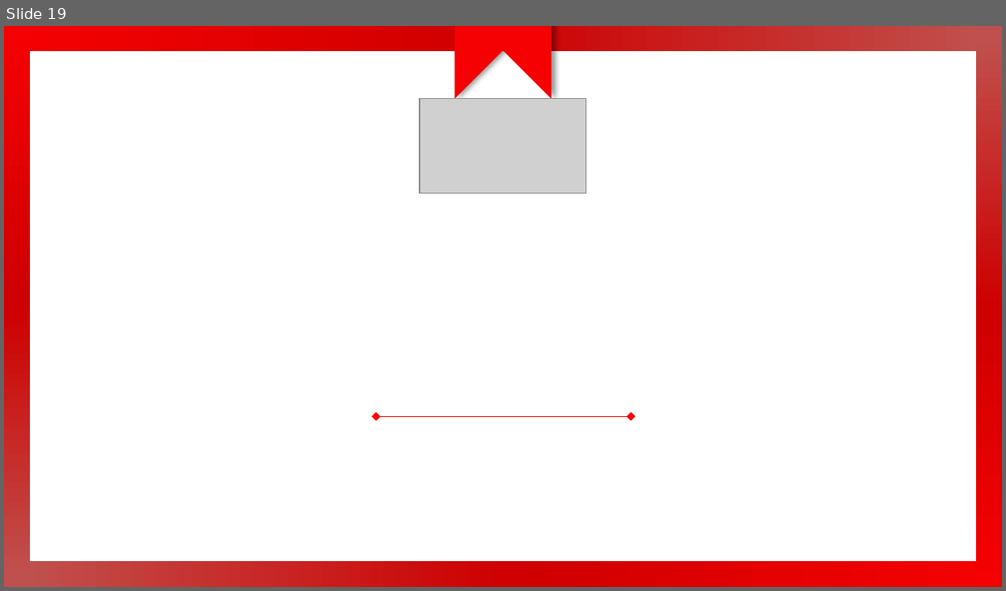
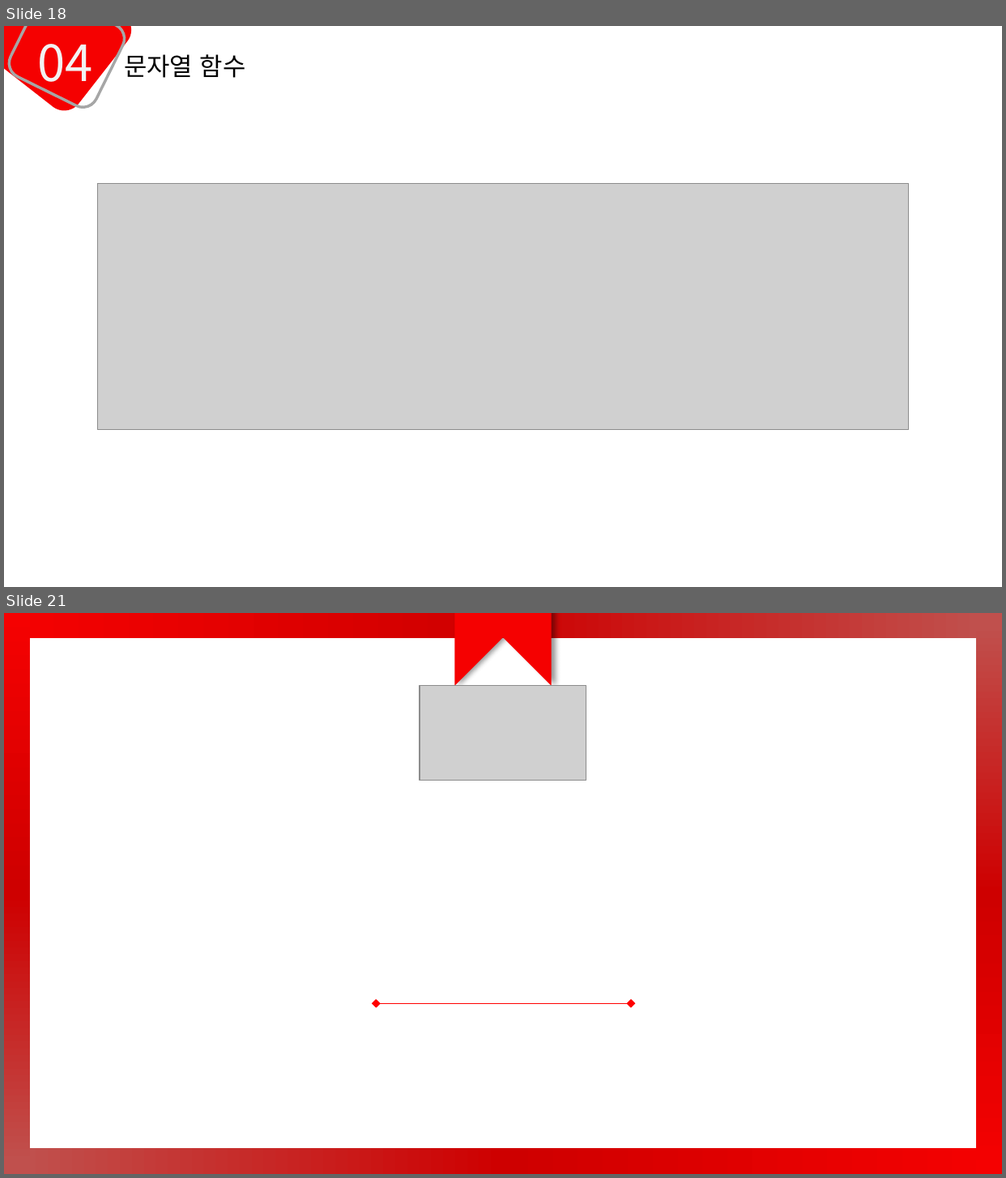
Before and after one commit to mins1119/C-, a slide deck: 1주차.pptx. Shown one above the other, each under a label of ours: slide 19 before the commit, slides 18 and 21 after it; the slides between them are not shown. The pictures are 1006x591 and 1006x1178 pixels, drawn with LibreOffice and Linux fonts; fonts in the diff are those of the drawing; grey boxes stand for pictures. Boxes give left, top, right and bottom in pixels: in the first picture for what was removed or moved away, otherwise in the second. Text is boxed around its words. In the diff, an @@ line names an element or a change of style, - is before the commit and + after.

```diff
--- a/1주차.pptx
+++ b/1주차.pptx
@@ slide 18 added at [4, 26, 1002, 587], background #FFFFFF @@
@@ rounded rectangle added at [4, 26, 138, 118], fill #F50101 @@
@@ rounded rectangle added at [4, 26, 130, 113], outline #A6A6A6 2 pt @@
@@ text added at [37, 44, 92, 94], 36 pt, text #F2F2F2 @@
+04
@@ text added at [124, 54, 246, 78], 18 pt, text #000000 @@
+문자열 함수
@@ picture added at [98, 184, 908, 429] @@
@@ what was slide 19 is now slide 21 @@
```
Also in this commit, not shown: 8 slides changed, 1 other slide added.
